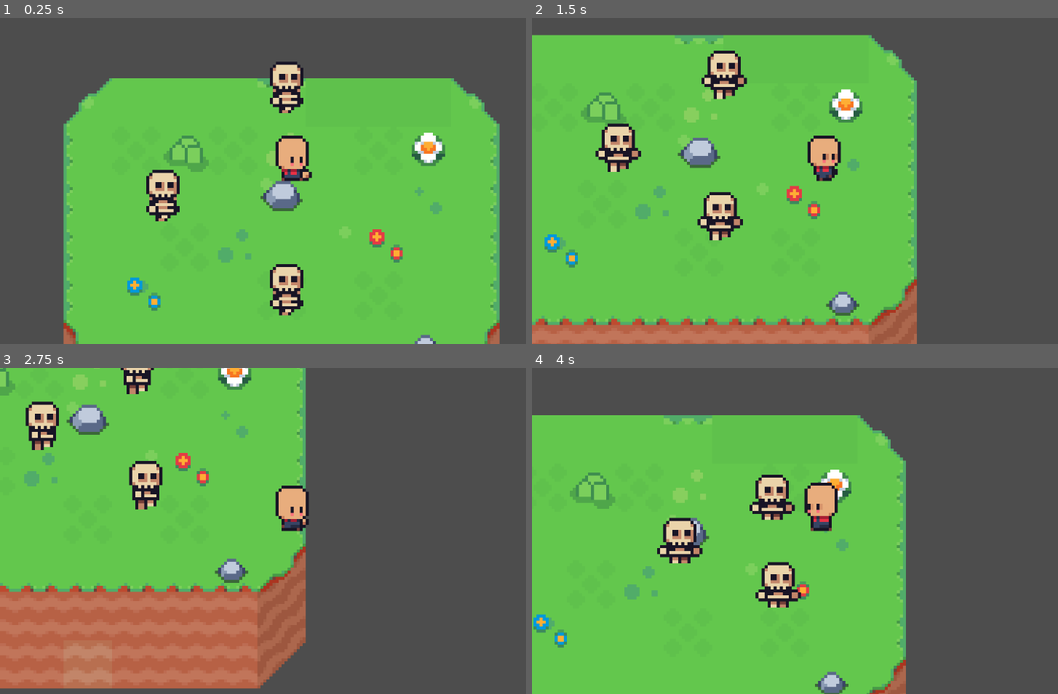
Above: before the commit, frames 1-4 (two rows, left to right).
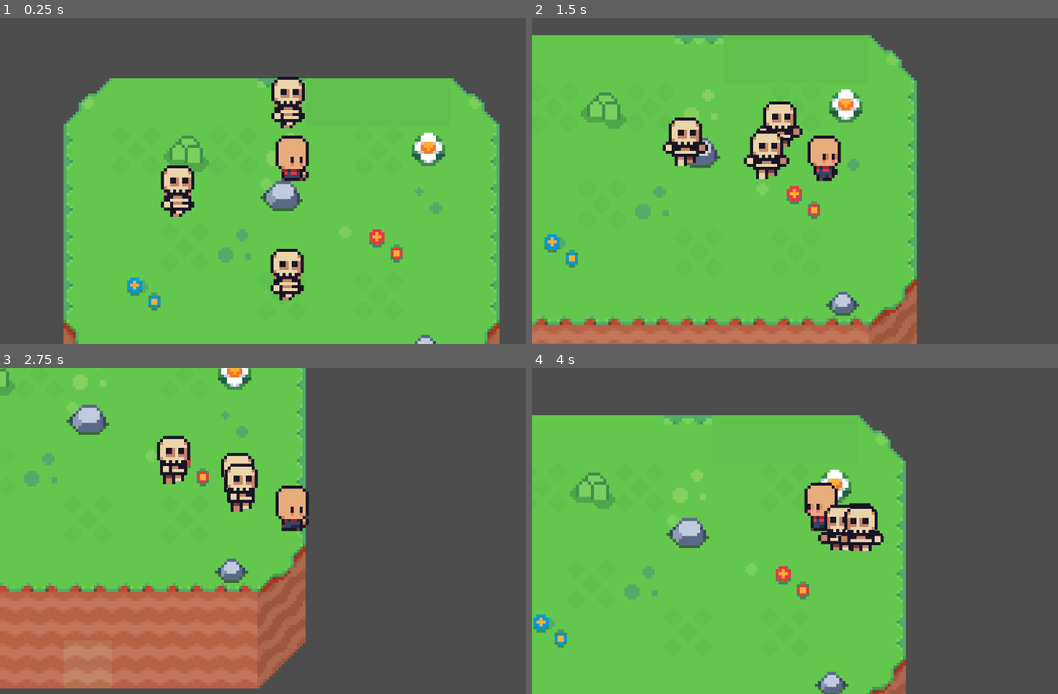
Above: after the commit, the same moments.

Repository: ARUN-R-DAS/game_for_ml
Game: Godot game, scene res://scenes/world.tscn
The game is run twice, just before and just after one commit, with the same random seed, the same clock (stepped at 60 frames per second) and the same inputs.
Inputs:
- Up to frame 1 (0.25 s): no input
- Up to frame 2 (1.5 s): hold Right (ui_right) 0.53-1.28 s; hold Down (ui_down) from 1.28 s (still down)
- Up to frame 3 (2.75 s): release Down (ui_down) at 2.03 s; hold Right (ui_right) from 2.03 s (still down)
- Up to frame 4 (4 s): release Right (ui_right) at 2.78 s; hold Up (ui_up) 2.78-3.53 s; hold Left (ui_left) from 3.53 s (still down)

The runs differ from the first frame. In frame 1, 3.2% of the frame differs, in the area x 27-60%, y 13-92%; in frame 2, 5.2%, in the area x 12-52%, y 10-69%; in frame 3, 3.8%; in frame 4, 4.1%.

Commit message:
enemy attack fix
now the attack distance and stopping distance is clean

Diff:
--- a/scenes/enemy.gd
+++ b/scenes/enemy.gd
@@ -1,6 +1,6 @@
 extends CharacterBody2D
 
-var speed = 10
+var speed = 30
 var player_position
 @export var player : CharacterBody2D
 @onready var anim: AnimatedSprite2D = $AnimatedSprite2D
@@ -8,13 +8,19 @@
 enum State { CHASE, ORBIT, ATTACK }
 var state = State.CHASE
 
-var orbit_radius = 20
-var stop_distance = orbit_radius - 10.0
+var orbit_radius = 10
+var stop_distance = orbit_radius - 2
 var orbit_speed = 2.0
 var target_angle = 0.0
 var attack_position = Vector2.ZERO
 
+func _draw():
+	if attack_position != Vector2.ZERO:
+		draw_circle(attack_position - global_position, 5, Color.RED)
+
 func _physics_process(delta):
+
+	queue_redraw()
 
 	z_index = int(global_position.y)
 	z_as_relative = false
@@ -34,11 +40,11 @@
 			move_and_slide()
 
 		State.ORBIT:
-			var angle_step = orbit_speed * delta
-			target_angle += angle_step
+			if attack_position == Vector2.ZERO:
+				# Pick a fixed orbit point once
+				target_angle = randf() * TAU
+				attack_position = player_pos + Vector2(cos(target_angle), sin(target_angle)) * orbit_radius
 
-			# Calculate new orbit position
-			attack_position = player_pos + Vector2(cos(target_angle), sin(target_angle)) * orbit_radius
 			var dir_to_target = global_position.direction_to(attack_position)
 
 			if global_position.distance_to(attack_position) > 5:
@@ -48,9 +54,19 @@
 				velocity = Vector2.ZERO
 				state = State.ATTACK
 				anim.play("attack")
+
 			move_and_slide()
+
 
 		State.ATTACK:
 			velocity = Vector2.ZERO
-			if distance > stop_distance:
+			if distance > 20:
 				state = State.CHASE
+				attack_position = Vector2.ZERO  # Clear it
+
+
+	#flipping based on velocity---------------------
+	if velocity.x < 0:
+		anim.flip_h = true
+	elif velocity.x > 0:
+		anim.flip_h = false
--- a/scenes/player.tscn
+++ b/scenes/player.tscn
@@ -1,8 +1,135 @@
-[gd_scene load_steps=23 format=3 uid="uid://beyo1cd6wlaic"]
+[gd_scene load_steps=57 format=3 uid="uid://beyo1cd6wlaic"]
 
 [ext_resource type="Script" uid="uid://d477hfcjh2xv" path="res://scenes/player.gd" id="1_g2els"]
 [ext_resource type="Texture2D" uid="uid://cww2gge1awoad" path="res://assets/player/IDLE/base_idle_strip9.png" id="2_qhqgy"]
+[ext_resource type="Texture2D" uid="uid://cduqaulyh6of4" path="res://assets/player/ATTACK/base_attack_strip10.png" id="2_tuyoq"]
 [ext_resource type="Texture2D" uid="uid://bg26h14e2d5em" path="res://assets/player/WALKING/base_walk_strip8.png" id="3_dqkch"]
+[ext_resource type="Texture2D" uid="uid://j33k5jo06air" path="res://assets/player/DEATH/base_death_strip13.png" id="3_fjrip"]
+[ext_resource type="Texture2D" uid="uid://bq4m4s3pljhdd" path="res://assets/player/HURT/base_hurt_strip8.png" id="4_smehm"]
+
+[sub_resource type="AtlasTexture" id="AtlasTexture_a38lo"]
+atlas = ExtResource("2_tuyoq")
+region = Rect2(0, 0, 96, 64)
+
+[sub_resource type="AtlasTexture" id="AtlasTexture_4ni07"]
+atlas = ExtResource("2_tuyoq")
+region = Rect2(96, 0, 96, 64)
+
+[sub_resource type="AtlasTexture" id="AtlasTexture_l71n6"]
+atlas = ExtResource("2_tuyoq")
+region = Rect2(192, 0, 96, 64)
+
+[sub_resource type="AtlasTexture" id="AtlasTexture_ke2ow"]
+atlas = ExtResource("2_tuyoq")
+region = Rect2(288, 0, 96, 64)
+
+[sub_resource type="AtlasTexture" id="AtlasTexture_ujl30"]
+atlas = ExtResource("2_tuyoq")
+region = Rect2(384, 0, 96, 64)
+
+[sub_resource type="AtlasTexture" id="AtlasTexture_31cv2"]
+atlas = ExtResource("2_tuyoq")
+region = Rect2(480, 0, 96, 64)
+
+[sub_resource type="AtlasTexture" id="AtlasTexture_pf23h"]
+atlas = ExtResource("2_tuyoq")
+region = Rect2(576, 0, 96, 64)
+
+[sub_resource type="AtlasTexture" id="AtlasTexture_dt7fs"]
+atlas = ExtResource("2_tuyoq")
+region = Rect2(672, 0, 96, 64)
+
+[sub_resource type="AtlasTexture" id="AtlasTexture_wqfne"]
+atlas = ExtResource("2_tuyoq")
+region = Rect2(768, 0, 96, 64)
+
+[sub_resource type="AtlasTexture" id="AtlasTexture_wnwbv"]
+atlas = ExtResource("2_tuyoq")
+region = Rect2(864, 0, 96, 64)
+
+[sub_resource type="AtlasTexture" id="AtlasTexture_gl8cc"]
+atlas = ExtResource("3_fjrip")
+region = Rect2(0, 0, 96, 64)
+
+[sub_resource type="AtlasTexture" id="AtlasTexture_487ah"]
+atlas = ExtResource("3_fjrip")
+region = Rect2(96, 0, 96, 64)
+
+[sub_resource type="AtlasTexture" id="AtlasTexture_md1ol"]
+atlas = ExtResource("3_fjrip")
+region = Rect2(192, 0, 96, 64)
+
+[sub_resource type="AtlasTexture" id="AtlasTexture_bj30b"]
+atlas = ExtResource("3_fjrip")
+region = Rect2(288, 0, 96, 64)
+
+[sub_resource type="AtlasTexture" id="AtlasTexture_jc3p3"]
+atlas = ExtResource("3_fjrip")
+region = Rect2(384, 0, 96, 64)
+
+[sub_resource type="AtlasTexture" id="AtlasTexture_hax0n"]
+atlas = ExtResource("3_fjrip")
+region = Rect2(480, 0, 96, 64)
+
+[sub_resource type="AtlasTexture" id="AtlasTexture_t4otl"]
+atlas = ExtResource("3_fjrip")
+region = Rect2(576, 0, 96, 64)
+
+[sub_resource type="AtlasTexture" id="AtlasTexture_j2b1d"]
+atlas = ExtResource("3_fjrip")
+region = Rect2(672, 0, 96, 64)
+
+[sub_resource type="AtlasTexture" id="AtlasTexture_cs1tg"]
+atlas = ExtResource("3_fjrip")
+region = Rect2(768, 0, 96, 64)
+
+[sub_resource type="AtlasTexture" id="AtlasTexture_2dvfe"]
+atlas = ExtResource("3_fjrip")
+region = Rect2(864, 0, 96, 64)
+
+[sub_resource type="AtlasTexture" id="AtlasTexture_giy8y"]
+atlas = ExtResource("3_fjrip")
+region = Rect2(960, 0, 96, 64)
+
+[sub_resource type="AtlasTexture" id="AtlasTexture_fdfoy"]
+atlas = ExtResource("3_fjrip")
+region = Rect2(1056, 0, 96, 64)
+
+[sub_resource type="AtlasTexture" id="AtlasTexture_hhpqf"]
+atlas = ExtResource("3_fjrip")
+region = Rect2(1152, 0, 96, 64)
+
+[sub_resource type="AtlasTexture" id="AtlasTexture_g5jhy"]
+atlas = ExtResource("4_smehm")
+region = Rect2(0, 0, 96, 64)
+
+[sub_resource type="AtlasTexture" id="AtlasTexture_holxr"]
+atlas = ExtResource("4_smehm")
+region = Rect2(96, 0, 96, 64)
+
+[sub_resource type="AtlasTexture" id="AtlasTexture_mx1m4"]
+atlas = ExtResource("4_smehm")
+region = Rect2(192, 0, 96, 64)
+
+[sub_resource type="AtlasTexture" id="AtlasTexture_4gjji"]
+atlas = ExtResource("4_smehm")
+region = Rect2(288, 0, 96, 64)
+
+[sub_resource type="AtlasTexture" id="AtlasTexture_u2ulf"]
+atlas = ExtResource("4_smehm")
+region = Rect2(384, 0, 96, 64)
+
+[sub_resource type="AtlasTexture" id="AtlasTexture_6e8lb"]
+atlas = ExtResource("4_smehm")
+region = Rect2(480, 0, 96, 64)
+
+[sub_resource type="AtlasTexture" id="AtlasTexture_2gdjj"]
+atlas = ExtResource("4_smehm")
+region = Rect2(576, 0, 96, 64)
+
+[sub_resource type="AtlasTexture" id="AtlasTexture_sc3ue"]
+atlas = ExtResource("4_smehm")
+region = Rect2(672, 0, 96, 64)
 
 [sub_resource type="AtlasTexture" id="AtlasTexture_qlg0r"]
 atlas = ExtResource("2_qhqgy")
@@ -76,6 +203,114 @@
 animations = [{
 "frames": [{
 "duration": 1.0,
+"texture": SubResource("AtlasTexture_a38lo")
+}, {
+"duration": 1.0,
+"texture": SubResource("AtlasTexture_4ni07")
+}, {
+"duration": 1.0,
+"texture": SubResource("AtlasTexture_l71n6")
+}, {
+"duration": 1.0,
+"texture": SubResource("AtlasTexture_ke2ow")
+}, {
+"duration": 1.0,
+"texture": SubResource("AtlasTexture_ujl30")
+}, {
+"duration": 1.0,
+"texture": SubResource("AtlasTexture_31cv2")
+}, {
+"duration": 1.0,
+"texture": SubResource("AtlasTexture_pf23h")
+}, {
+"duration": 1.0,
+"texture": SubResource("AtlasTexture_dt7fs")
+}, {
+"duration": 1.0,
+"texture": SubResource("AtlasTexture_wqfne")
+}, {
+"duration": 1.0,
+"texture": SubResource("AtlasTexture_wnwbv")
+}],
+"loop": true,
+"name": &"attack",
+"speed": 15.0
+}, {
+"frames": [{
+"duration": 1.0,
+"texture": SubResource("AtlasTexture_gl8cc")
+}, {
+"duration": 1.0,
+"texture": SubResource("AtlasTexture_487ah")
+}, {
+"duration": 1.0,
+"texture": SubResource("AtlasTexture_md1ol")
+}, {
+"duration": 1.0,
+"texture": SubResource("AtlasTexture_bj30b")
+}, {
+"duration": 1.0,
+"texture": SubResource("AtlasTexture_jc3p3")
+}, {
+"duration": 1.0,
+"texture": SubResource("AtlasTexture_hax0n")
+}, {
+"duration": 1.0,
+"texture": SubResource("AtlasTexture_t4otl")
+}, {
+"duration": 1.0,
+"texture": SubResource("AtlasTexture_j2b1d")
+}, {
+"duration": 1.0,
+"texture": SubResource("AtlasTexture_cs1tg")
+}, {
+"duration": 1.0,
+"texture": SubResource("AtlasTexture_2dvfe")
+}, {
+"duration": 1.0,
+"texture": SubResource("AtlasTexture_giy8y")
+}, {
+"duration": 1.0,
+"texture": SubResource("AtlasTexture_fdfoy")
+}, {
+"duration": 1.0,
+"texture": SubResource("AtlasTexture_hhpqf")
+}],
+"loop": false,
+"name": &"death",
+"speed": 15.0
+}, {
+"frames": [{
+"duration": 1.0,
+"texture": SubResource("AtlasTexture_g5jhy")
+}, {
+"duration": 1.0,
+"texture": SubResource("AtlasTexture_holxr")
+}, {
+"duration": 1.0,
+"texture": SubResource("AtlasTexture_mx1m4")
+}, {
+"duration": 1.0,
+"texture": SubResource("AtlasTexture_4gjji")
+}, {
+"duration": 1.0,
+"texture": SubResource("AtlasTexture_u2ulf")
+}, {
+"duration": 1.0,
+"texture": SubResource("AtlasTexture_6e8lb")
+}, {
+"duration": 1.0,
+"texture": SubResource("AtlasTexture_2gdjj")
+}, {
+"duration": 1.0,
+"texture": SubResource("AtlasTexture_sc3ue")
+}],
+"loop": false,
+"name": &"hurt",
+"speed": 15.0
+}, {
+"frames": [{
+"duration": 1.0,
 "texture": SubResource("AtlasTexture_qlg0r")
 }, {
 "duration": 1.0,
@@ -104,7 +339,7 @@
 }],
 "loop": true,
 "name": &"idle",
-"speed": 15.0
+"speed": 20.0
 }, {
 "frames": [{
 "duration": 1.0,
@@ -151,9 +386,9 @@
 texture_filter = 1
 position = Vector2(0, -7)
 sprite_frames = SubResource("SpriteFrames_a38lo")
-animation = &"walk"
+animation = &"attack"
 autoplay = "idle"
-frame_progress = 0.678596
+frame_progress = 0.690561
 
 [node name="CollisionShape2D" type="CollisionShape2D" parent="."]
 position = Vector2(0, -1)
